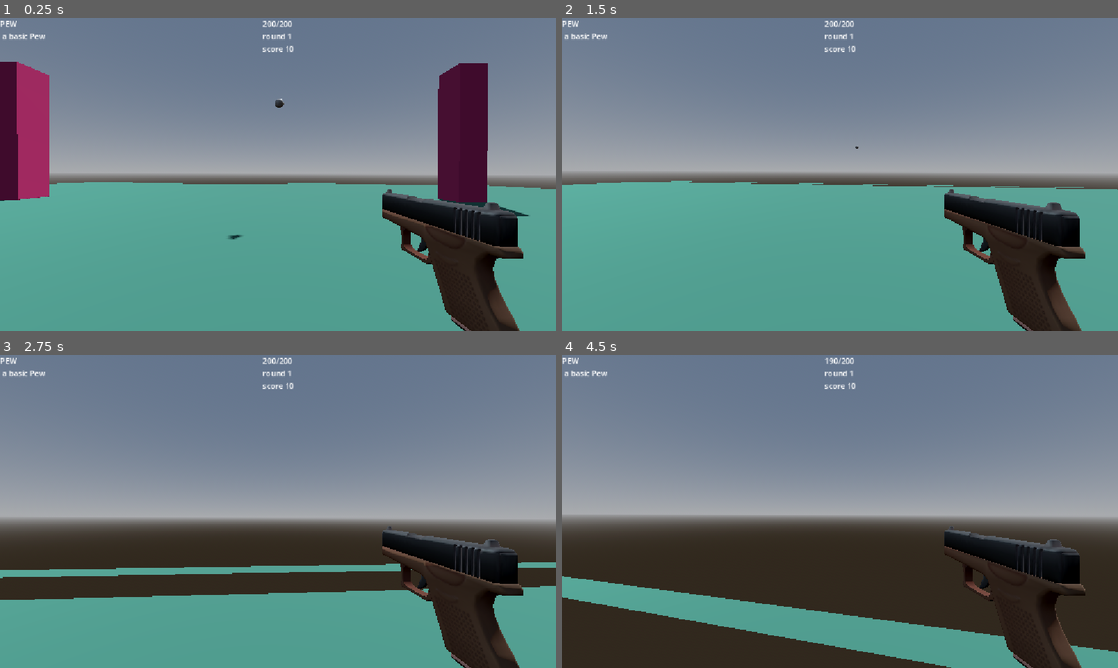
Above: before the commit, frames 1-4 (two rows, left to right).
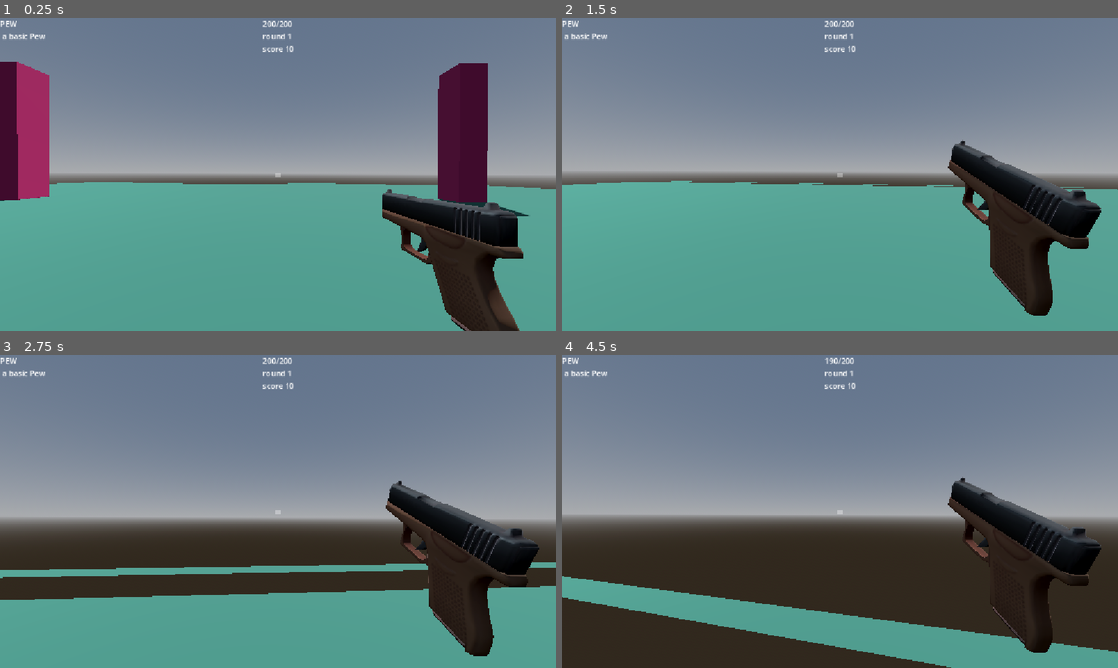
Above: after the commit, the same moments.

Repository: QusaiGDT/Doom-rougelike
Game: Godot game, scene res://Scenes/test.tscn
Same seed, same stepped clock (60 frames per second), same inputs: the game is played once before the commit and once after it.
Inputs (mouse positions are in pixels of both pictures, inside the frame that each line leads up to):
- Up to frame 1 (0.25 s): no input
- Up to frame 2 (1.5 s): move the mouse to (867, 174) at 0.52 s; press the mouse at (867, 174) at 0.53 s; hold W (up) from 0.53 s (still down); move the mouse to (812, 174) at 1.27 s; release the mouse at (812, 174) at 1.28 s; click (812, 174) at 1.35 s
- Up to frame 3 (2.75 s): keep holding W (up); move the mouse to (289, 505) at 2.02 s; press the mouse at (289, 505) at 2.03 s
- Up to frame 4 (4.5 s): keep holding W (up); move the mouse to (834, 517) at 2.77 s; release the mouse at (834, 517) at 2.78 s; click (834, 517) at 2.85 s; tap Enter at 3.5 s; move the mouse to (878, 514) at 3.52 s; press the mouse at (878, 514) at 3.53 s; move the mouse to (795, 508) at 4.27 s; release the mouse at (795, 508) at 4.28 s; click (795, 508) at 4.35 s

The runs differ from the first frame. In frame 1, less than 0.1% of the frame differs, in the area x 41-52%, y 25-71%; in frame 2, 6.7%, in the area x 49-97%, y 38-100%; in frame 3, 6.0%; in frame 4, 5.7%.

Commit message:
added shotgun, cannon, and addiction

Diff:
--- a/doom-rougelike/AutoLoad.gd
+++ b/doom-rougelike/AutoLoad.gd
@@ -1,17 +1,22 @@
 extends Node
 
-const BASIC_ENEMY = preload("res://Characters/Zombie/Basic enemy.tscn")
+const IMP = preload("uid://cokrj0yjmgi7g")
 const PINKY = preload("res://Characters/pinky/Pinky.tscn")
-var enemies := {BASIC_ENEMY : 1, PINKY : 3,}
+var enemies := {IMP : 1, PINKY : 3,}
 
 
 const GUN = preload("uid://b2bivfao7due4")
 const UZI = preload("res://Weapons/Uzi/Uzi.tscn")
-var guns := {UZI : 2,GUN : 1}
+const SHOTGUN = preload("uid://dvg1ejake8eeb")
+var guns := {UZI : 2,GUN : 1,
+SHOTGUN : 3,}
 
 const BASIC_DAMAGE = preload("res://effects/basic damage.tscn")
 const BASIC_FIRE_RATE = preload("res://effects/basic FireRate.tscn")
-var mods := {BASIC_DAMAGE : 2,BASIC_FIRE_RATE : 1}
+const CANNON = preload("res://effects/Cannon.tscn")
+const GAMBLING_ADDECTION = preload("uid://blwawg0dx8toq")
+var mods := {BASIC_DAMAGE : 2,BASIC_FIRE_RATE : 1,
+CANNON : 5, GAMBLING_ADDECTION: 3}
 
 
 var point_budget := 10
--- a/doom-rougelike/Characters/Zombie/Basic enemy.tscn
+++ b/doom-rougelike/Characters/Imp/Imp.tscn
@@ -1,14 +1,14 @@
 [gd_scene format=3 uid="uid://cokrj0yjmgi7g"]
 
-[ext_resource type="Script" uid="uid://cshnod2vj686p" path="res://Characters/Zombie/basic_enemy.gd" id="1_cr116"]
-[ext_resource type="Texture2D" uid="uid://dg6nkjbncxnhs" path="res://assets/SIMPA1-3.webp" id="2_dt2t2"]
+[ext_resource type="Script" uid="uid://dx34ctw2qclgm" path="res://Characters/Imp/imp.gd" id="1_utq5u"]
+[ext_resource type="Texture2D" uid="uid://dg6nkjbncxnhs" path="res://assets/SIMPA1-3.webp" id="2_oe4kr"]
 
 [sub_resource type="StandardMaterial3D" id="StandardMaterial3D_n4nvk"]
 transparency = 2
 alpha_scissor_threshold = 0.5
 alpha_antialiasing_mode = 0
 shading_mode = 0
-albedo_texture = ExtResource("2_dt2t2")
+albedo_texture = ExtResource("2_oe4kr")
 uv1_scale = Vector3(1.91, 1.91, 1.91)
 uv1_offset = Vector3(0.135, 0.005, 0)
 billboard_mode = 2
@@ -20,11 +20,10 @@
 [sub_resource type="BoxShape3D" id="BoxShape3D_uhn5l"]
 size = Vector3(1.37, 2, 1)
 
-[node name="BasicEnemy" type="CharacterBody3D" unique_id=5320872 groups=["damagable"]]
+[node name="Imp" type="CharacterBody3D" unique_id=5320872 groups=["damagable"]]
 collision_layer = 2
 collision_mask = 7
-script = ExtResource("1_cr116")
-hp = 25
+script = ExtResource("1_utq5u")
 
 [node name="NavigationAgent3D" type="NavigationAgent3D" parent="." unique_id=1889343064]
 
@@ -35,3 +34,7 @@
 [node name="CollisionShape3D" type="CollisionShape3D" parent="." unique_id=842866269]
 transform = Transform3D(1, 0, 0, 0, 1, 0, 0, 0, 1, 0, 1, 0)
 shape = SubResource("BoxShape3D_uhn5l")
+
+[node name="RayCast3D" type="RayCast3D" parent="." unique_id=840283862]
+transform = Transform3D(1, 0, 0, 0, 1, 0, 0, 0, 1, 0, 1, 0)
+target_position = Vector3(0, 0, -1.5)
--- /dev/null
+++ b/doom-rougelike/Characters/Imp/imp.gd
@@ -0,0 +1,21 @@
+extends EnemyCharacter3D
+
+@onready var ray_cast_3d: RayCast3D = $RayCast3D
+
+@export var fire_rate := 0.25
+@export var attack_damage := 10
+
+var can_shoot: bool = true
+
+func _process(_delta: float) -> void:
+	if ray_cast_3d.is_colliding():
+		if ray_cast_3d.get_collider() == player and can_shoot:
+			shoot()
+
+func shoot() -> void:
+	can_shoot = false
+	if ray_cast_3d.get_collider() == player:
+		ray_cast_3d.get_collider().damage(attack_damage)
+
+	await get_tree().create_timer(fire_rate).timeout
+	can_shoot = true
--- a/doom-rougelike/Characters/pinky/Pinky.tscn
+++ b/doom-rougelike/Characters/pinky/Pinky.tscn
@@ -24,6 +24,7 @@
 collision_layer = 2
 collision_mask = 7
 script = ExtResource("1_afb1k")
+projectile_speed = 20.0
 hp = 50
 
 [node name="NavigationAgent3D" type="NavigationAgent3D" parent="." unique_id=1889343064]
--- a/doom-rougelike/Characters/pinky/pinky.gd
+++ b/doom-rougelike/Characters/pinky/pinky.gd
@@ -4,6 +4,7 @@
 
 @export var fire_rate: float = 1.5
 @export var projectile_damage: float = 10.0
+@export var projectile_speed: float = 10.0
 
 @onready var ray_cast_3d: RayCast3D = $RayCast3D
 
@@ -25,6 +26,7 @@
 	proj.look_at(player.global_position, Vector3.UP)
 
 	proj.damage_amount = projectile_damage
+	proj.speed = projectile_speed
 
 	await get_tree().create_timer(fire_rate).timeout
 	can_shoot = true
--- a/doom-rougelike/Characters/player/Player.tscn
+++ b/doom-rougelike/Characters/player/Player.tscn
@@ -49,3 +49,20 @@
 offset_bottom = 23.0
 grow_horizontal = 2
 text = "100/100"
+
+[node name="ColorRect2" type="ColorRect" parent="Ui" unique_id=1771756768]
+layout_mode = 1
+anchors_preset = 8
+anchor_left = 0.5
+anchor_top = 0.5
+anchor_right = 0.5
+anchor_bottom = 0.5
+offset_left = -6.0
+offset_top = -4.5
+offset_right = 6.0
+offset_bottom = 4.5
+grow_horizontal = 2
+grow_vertical = 2
+pivot_offset_ratio = Vector2(0.5, 0.5)
+mouse_filter = 2
+color = Color(1, 1, 1, 0.3372549)
--- a/doom-rougelike/Scenes/WeaponSpawner.gd
+++ b/doom-rougelike/Scenes/WeaponSpawner.gd
@@ -2,7 +2,7 @@
 
 func create_weapon() -> void:
 	@warning_ignore("integer_division")
-	var budget: int = AutoLoad.point_budget / 10
+	var budget: int = AutoLoad.point_budget / 8
 
 	var affordable_guns: Array[PackedScene] = AutoLoad.get_affordable_items(budget, AutoLoad.guns)
 	if affordable_guns.is_empty():
--- a/doom-rougelike/Scenes/test.tscn
+++ b/doom-rougelike/Scenes/test.tscn
@@ -2,9 +2,8 @@
 
 [ext_resource type="PackedScene" uid="uid://cw0uicpe58jqy" path="res://Characters/player/Player.tscn" id="1_lc1oi"]
 [ext_resource type="Script" uid="uid://c27hvbyp88vvk" path="res://Scenes/test.gd" id="1_qc4db"]
-[ext_resource type="PackedScene" uid="uid://cokrj0yjmgi7g" path="res://Characters/Zombie/Basic enemy.tscn" id="2_8od7v"]
+[ext_resource type="PackedScene" uid="uid://cokrj0yjmgi7g" path="res://Characters/Imp/Imp.tscn" id="2_8od7v"]
 [ext_resource type="Script" uid="uid://cr3tld5hdyl3g" path="res://Scenes/WeaponSpawner.gd" id="4_ys1qc"]
-[ext_resource type="PackedScene" uid="uid://bir5bq313ygi1" path="res://Weapons/Projectile/Projectile.tscn" id="5_35xla"]
 
 [sub_resource type="ProceduralSkyMaterial" id="ProceduralSkyMaterial_o3qbn"]
 sky_horizon_color = Color(0.66224277, 0.6717428, 0.6867428, 1)
@@ -122,7 +121,4 @@
 [node name="Weapon Spawner" type="Node3D" parent="." unique_id=360883041]
 script = ExtResource("4_ys1qc")
 
-[node name="Projectile" parent="." unique_id=1519063879 instance=ExtResource("5_35xla")]
-transform = Transform3D(1, 0, 0, 0, 1, 0, 0, 0, 1, 0, 3, -1)
-
 [connection signal="child_exiting_tree" from="Enemies" to="." method="_on_enemies_child_exiting_tree"]
--- a/doom-rougelike/Weapons/Basic gun/gun.gd
+++ b/doom-rougelike/Weapons/Basic gun/gun.gd
@@ -6,4 +6,7 @@
 	if ray_cast_3d.is_colliding():
 		if ray_cast_3d.get_collider().is_in_group("damagable"):
 			ray_cast_3d.get_collider().damage(calculate_shot_damage())
-	$AnimationPlayer.play("shoot",-1,1 / get_fire_rate())
+
+	var anim_length: float = $AnimationPlayer.get_animation("shoot").length
+	var speed: float = anim_length / get_fire_rate()
+	$AnimationPlayer.play("shoot", -1, speed)
--- /dev/null
+++ b/doom-rougelike/Weapons/Shotgun/Shotgun.gd
@@ -0,0 +1,13 @@
+extends WeaponBase
+
+@onready var raycast_container:= $Raycasts
+
+func _shoot() -> void:
+	for ray_cast_3d in raycast_container.get_children():
+		if ray_cast_3d.is_colliding():
+			if ray_cast_3d.get_collider().is_in_group("damagable"):
+				ray_cast_3d.get_collider().damage(calculate_shot_damage())
+
+	var anim_length: float = $AnimationPlayer.get_animation("shoot").length
+	var speed: float = anim_length / get_fire_rate()
+	$AnimationPlayer.play("shoot", -1, speed)
--- /dev/null
+++ b/doom-rougelike/Weapons/Shotgun/Shotgun.tscn
@@ -0,0 +1,74 @@
+[gd_scene format=3 uid="uid://dvg1ejake8eeb"]
+
+[ext_resource type="Script" uid="uid://bky61gibxc6mx" path="res://Weapons/Shotgun/Shotgun.gd" id="1_3lyww"]
+[ext_resource type="PackedScene" uid="uid://b0yv5avc3n3bg" path="res://assets/guns/shotgun.fbx" id="2_x3vbk"]
+
+[sub_resource type="Animation" id="Animation_6m6ai"]
+length = 0.001
+tracks/0/type = "value"
+tracks/0/imported = false
+tracks/0/enabled = true
+tracks/0/path = NodePath("shotgun:rotation")
+tracks/0/interp = 1
+tracks/0/loop_wrap = true
+tracks/0/keys = {
+"times": PackedFloat32Array(0),
+"transitions": PackedFloat32Array(1),
+"update": 0,
+"values": [Vector3(-1.5393152e-08, 1.5707964, 0.3598718)]
+}
+
+[sub_resource type="Animation" id="Animation_hwbi2"]
+resource_name = "shoot"
+step = 0.1
+tracks/0/type = "value"
+tracks/0/imported = false
+tracks/0/enabled = true
+tracks/0/path = NodePath("shotgun:rotation")
+tracks/0/interp = 1
+tracks/0/loop_wrap = true
+tracks/0/keys = {
+"times": PackedFloat32Array(0, 0.3, 1),
+"transitions": PackedFloat32Array(0.066985905, 1, 1),
+"update": 0,
+"values": [Vector3(0, 1.5707964, 0), Vector3(-1.5393152e-08, 1.5707964, 0.3598718), Vector3(0, 1.5707964, 0)]
+}
+
+[sub_resource type="AnimationLibrary" id="AnimationLibrary_6m6ai"]
+_data = {
+&"RESET": SubResource("Animation_6m6ai"),
+&"shoot": SubResource("Animation_hwbi2")
+}
+
+[node name="shotgun" type="Node3D" unique_id=2070773366]
+script = ExtResource("1_3lyww")
+description = "smoove off"
+base_fire_rate = 1.0
+
+[node name="shotgun" parent="." unique_id=141467930 instance=ExtResource("2_x3vbk")]
+transform = Transform3D(-4.6332087e-08, 9.860548e-10, 1, 0.35215425, 0.935942, 1.5393152e-08, -0.935942, 0.35215425, -4.371139e-08, 0.13158782, -0.065147445, -0.19329439)
+
+[node name="AnimationPlayer" type="AnimationPlayer" parent="." unique_id=1834730966]
+libraries/ = SubResource("AnimationLibrary_6m6ai")
+
+[node name="Raycasts" type="Node3D" parent="." unique_id=2102681554]
+
+[node name="RayCast3D" type="RayCast3D" parent="Raycasts" unique_id=1966916920]
+target_position = Vector3(0, 0, -10)
+collision_mask = 7
+
+[node name="RayCast3D2" type="RayCast3D" parent="Raycasts" unique_id=1453330614]
+target_position = Vector3(-0.5, 0, -10)
+collision_mask = 7
+
+[node name="RayCast3D3" type="RayCast3D" parent="Raycasts" unique_id=231482325]
+target_position = Vector3(-1, 0, -10)
+collision_mask = 7
+
+[node name="RayCast3D5" type="RayCast3D" parent="Raycasts" unique_id=316965720]
+target_position = Vector3(0.5, 0, -10)
+collision_mask = 7
+
+[node name="RayCast3D6" type="RayCast3D" parent="Raycasts" unique_id=100431568]
+target_position = Vector3(1, 0, -10)
+collision_mask = 7
--- a/doom-rougelike/Weapons/Uzi/Uzi.tscn
+++ b/doom-rougelike/Weapons/Uzi/Uzi.tscn
@@ -41,10 +41,10 @@
 tracks/0/interp = 1
 tracks/0/loop_wrap = true
 tracks/0/keys = {
-"times": PackedFloat32Array(0, 0.05),
-"transitions": PackedFloat32Array(0.0075463913, 0.07694662),
+"times": PackedFloat32Array(0, 0.033333335, 0.05),
+"transitions": PackedFloat32Array(0.19614643, 1.1095705, 0.0075463913),
 "update": 0,
-"values": [Vector3(0.13158782, -0.040630553, -0.19329439), Vector3(0.13158782, -0.0088343285, -0.19329439)]
+"values": [Vector3(0.13158782, -0.040630553, -0.19329439), Vector3(0.13158782, -0.0088343285, -0.19329439), Vector3(0.13158782, -0.040630553, -0.19329439)]
 }
 tracks/1/type = "value"
 tracks/1/imported = false
@@ -53,10 +53,10 @@
 tracks/1/interp = 1
 tracks/1/loop_wrap = true
 tracks/1/keys = {
-"times": PackedFloat32Array(0, 0.049999997),
-"transitions": PackedFloat32Array(0.0075463913, 0.07694662),
+"times": PackedFloat32Array(0, 0.033333335, 0.05),
+"transitions": PackedFloat32Array(0.19614643, 1.1095705, 0.0075463913),
 "update": 0,
-"values": [Vector3(0, 1.5707964, 0), Vector3(-1.131334e-08, 1.5707964, 0.26179942)]
+"values": [Vector3(0, 1.5707964, 0), Vector3(-1.131334e-08, 1.5707964, 0.26179942), Vector3(0, 1.5707964, 0)]
 }
 
 [sub_resource type="AnimationLibrary" id="AnimationLibrary_6m6ai"]
--- a/doom-rougelike/Weapons/WeaponBase.gd
+++ b/doom-rougelike/Weapons/WeaponBase.gd
@@ -8,7 +8,7 @@
 @export var base_damage := 10.0
 @export var base_fire_rate := 0.5
 @export var base_crit_chance := 0.05
-@export var base_crit_mult := 1.25
+@export var base_crit_mult := 2.0
 
 @export var active_mods: Array[Node] = []
 
@@ -53,9 +53,15 @@
 			total_crit += mod.bonus_crit_chance
 	return total_crit
 
+func get_crit_mult() -> float:
+	var total_crit = base_crit_mult
+	for mod in active_mods:
+		if mod is StatModBase:
+			total_crit += mod.bonus_crit_mult
+	return total_crit
 
 func calculate_shot_damage() -> float:
 	var dmg = get_damage()
 	if randf() < get_crit_chance():
-		dmg *= base_crit_mult
+		dmg *= get_crit_mult()
 	return dmg
--- /dev/null
+++ b/doom-rougelike/effects/Cannon.tscn
@@ -0,0 +1,10 @@
+[gd_scene format=3 uid="uid://bameyidr6bgpw"]
+
+[ext_resource type="Script" uid="uid://c0nuco5jllxsp" path="res://effects/stat change base.gd" id="1_61ocx"]
+
+[node name="Cannon" type="Node" unique_id=899190444]
+script = ExtResource("1_61ocx")
+mod_name = "Cannon"
+description = "2x damage, -50% fire rate "
+damage_mult = 2.0
+fire_rate_mult = 0.5
--- /dev/null
+++ b/doom-rougelike/effects/Gambling addection.tscn
@@ -0,0 +1,11 @@
+[gd_scene format=3 uid="uid://blwawg0dx8toq"]
+
+[ext_resource type="Script" uid="uid://c0nuco5jllxsp" path="res://effects/stat change base.gd" id="1_8k2o2"]
+
+[node name="Gambling" type="Node" unique_id=899190444]
+script = ExtResource("1_8k2o2")
+mod_name = "Gambling addect"
+description = "+50% Crit chance, +500% crit damage, -75% base damage "
+damage_mult = 0.25
+bonus_crit_chance = 0.5
+bonus_crit_mult = 5.0
Not shown, added: doom-rougelike/Characters/Imp/imp.gd.uid
Renamed: doom-rougelike/Characters/Zombie/basic_enemy.gd -> doom-rougelike/Characters/basic_enemy.gd
Renamed: doom-rougelike/Characters/Zombie/basic_enemy.gd.uid -> doom-rougelike/Characters/basic_enemy.gd.uid
Not shown, added: doom-rougelike/Weapons/Shotgun/Shotgun.gd.uid
